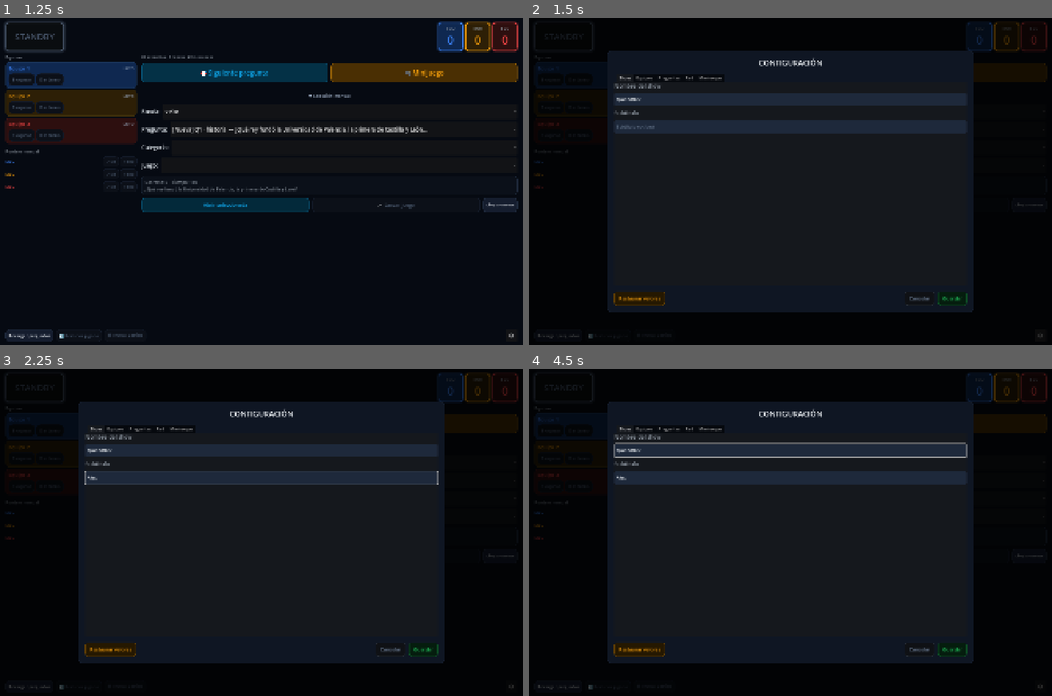
Above: before the commit, frames 1-4 (two rows, left to right).
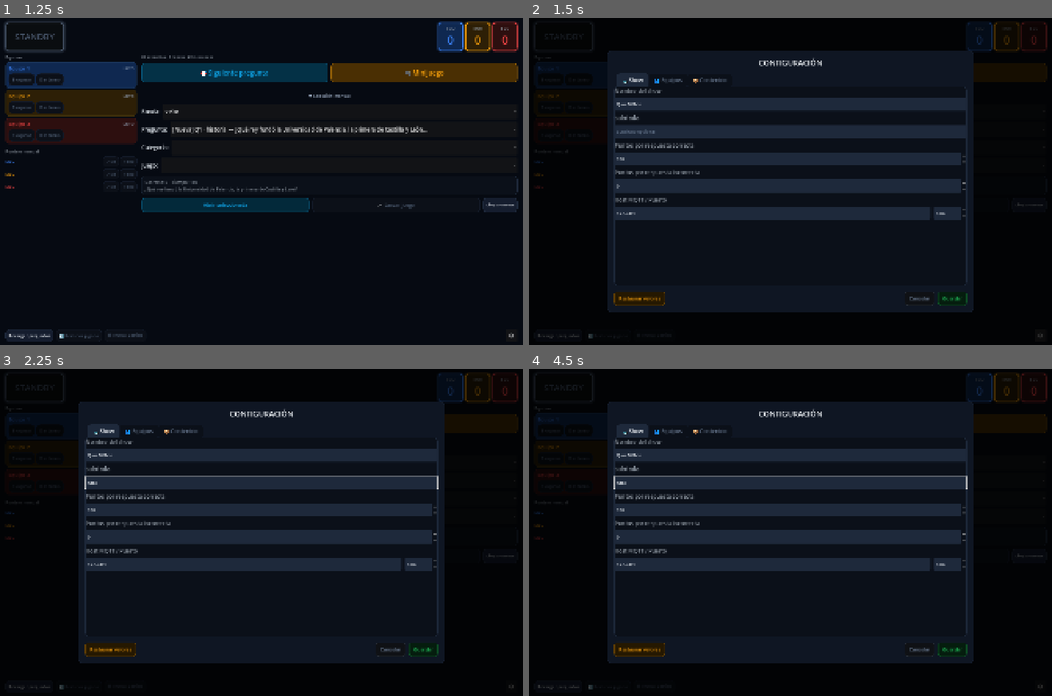
Above: after the commit, the same moments.

Repository: danielgap/touring-snake
Game: Godot game, scene res://main.tscn
Two runs of this game, one before a commit and one after it. Both use one fixed random seed, a clock stepped at 60 frames per second and the inputs below.
Inputs (mouse positions are in pixels of both pictures, inside the frame that each line leads up to):
- Up to frame 1 (1.25 s): click "ENTRAR" at 0.5 s
- Up to frame 2 (1.5 s): click "⚙" at 1.25 s
- Up to frame 3 (2.25 s): click (261, 476) at 2.02 s; type "Alex" at 2.1 s
- Up to frame 4 (4.5 s): click "🎯 Siguiente pregunta" at 2.75 s; click "🎮 Minijuego" at 3.5 s; click "▼ Selección manual" at 4.25 s

Frame 1 is identical in both runs. In frame 2, 13% of the frame differs, in the area x 16-84%, y 17-82%; in frame 3, 13%; in frame 4, 14%.

Commit message:
refactor: consolidate settings to 3 tabs with broadcast styling
Reorganized from 5 tabs to 3: Show (name, subtitle, points, MQTT), Equipos (teams), Contenido (questions + minijuegos imports). Added TabContainer broadcast theme overrides with proper tab colors. Section headers in Contenido tab use colored icons.

Diff:
--- a/quiz/godot/scenes/settings/settings_panel.tscn
+++ b/quiz/godot/scenes/settings/settings_panel.tscn
@@ -52,15 +52,14 @@
 horizontal_alignment = 1
 
 [node name="TabContainer" type="TabContainer" parent="SettingsPanel/Margin/MainVBox"]
+unique_name_in_owner = true
 layout_mode = 2
 size_flags_vertical = 3
-theme_override_colors/font_color = Color(0.945, 0.961, 0.976, 1)
-theme_override_colors/font_disabled_color = Color(0.392, 0.455, 0.545, 1)
 
 [node name="Show" type="VBoxContainer" parent="SettingsPanel/Margin/MainVBox/TabContainer"]
 layout_mode = 2
 theme_override_constants/separation = 12
-	metadata/_tab_name = "Show"
+metadata/_tab_name = "📺 Show"
 
 [node name="ShowNameLabel" type="Label" parent="SettingsPanel/Margin/MainVBox/TabContainer/Show"]
 layout_mode = 2
@@ -86,10 +85,66 @@
 custom_minimum_size = Vector2(0, 48)
 placeholder_text = "Subtítulo opcional"
 
+[node name="PointsCorrectLabel" type="Label" parent="SettingsPanel/Margin/MainVBox/TabContainer/Show"]
+layout_mode = 2
+theme_override_font_sizes/font_size = 20
+theme_override_colors/font_color = Color(0.545, 0.58, 0.62, 1)
+text = "Puntos por respuesta correcta"
+
+[node name="PointsCorrectSpin" type="SpinBox" parent="SettingsPanel/Margin/MainVBox/TabContainer/Show"]
+unique_name_in_owner = true
+layout_mode = 2
+custom_minimum_size = Vector2(0, 48)
+min_value = 0.0
+max_value = 10000.0
+step = 50.0
+value = 100.0
+
+[node name="PointsIncorrectLabel" type="Label" parent="SettingsPanel/Margin/MainVBox/TabContainer/Show"]
+layout_mode = 2
+theme_override_font_sizes/font_size = 20
+theme_override_colors/font_color = Color(0.545, 0.58, 0.62, 1)
+text = "Puntos por respuesta incorrecta"
+
+[node name="PointsIncorrectSpin" type="SpinBox" parent="SettingsPanel/Margin/MainVBox/TabContainer/Show"]
+unique_name_in_owner = true
+layout_mode = 2
+custom_minimum_size = Vector2(0, 48)
+min_value = 0.0
+max_value = 10000.0
+step = 50.0
+value = 0.0
+
+[node name="MqttLabel" type="Label" parent="SettingsPanel/Margin/MainVBox/TabContainer/Show"]
+layout_mode = 2
+theme_override_font_sizes/font_size = 20
+theme_override_colors/font_color = Color(0.545, 0.58, 0.62, 1)
+text = "Host MQTT / Puerto"
+
+[node name="MqttRow" type="HBoxContainer" parent="SettingsPanel/Margin/MainVBox/TabContainer/Show"]
+layout_mode = 2
+theme_override_constants/separation = 12
+
+[node name="MqttHostEdit" type="LineEdit" parent="SettingsPanel/Margin/MainVBox/TabContainer/Show/MqttRow"]
+unique_name_in_owner = true
+layout_mode = 2
+size_flags_horizontal = 3
+custom_minimum_size = Vector2(0, 48)
+placeholder_text = "127.0.0.1"
+
+[node name="MqttPortSpin" type="SpinBox" parent="SettingsPanel/Margin/MainVBox/TabContainer/Show/MqttRow"]
+unique_name_in_owner = true
+layout_mode = 2
+custom_minimum_size = Vector2(120, 48)
+min_value = 1.0
+max_value = 65535.0
+step = 1.0
+value = 1883.0
+
 [node name="Equipos" type="VBoxContainer" parent="SettingsPanel/Margin/MainVBox/TabContainer"]
 layout_mode = 2
 theme_override_constants/separation = 12
-	metadata/_tab_name = "Equipos"
+metadata/_tab_name = "👥 Equipos"
 
 [node name="TeamCountLabel" type="Label" parent="SettingsPanel/Margin/MainVBox/TabContainer/Equipos"]
 layout_mode = 2
@@ -117,22 +172,22 @@
 layout_mode = 2
 theme_override_constants/separation = 6
 
-[node name="Preguntas" type="VBoxContainer" parent="SettingsPanel/Margin/MainVBox/TabContainer"]
-layout_mode = 2
-theme_override_constants/separation = 12
-	metadata/_tab_name = "Preguntas"
-
-[node name="PathLabel" type="Label" parent="SettingsPanel/Margin/MainVBox/TabContainer/Preguntas"]
-layout_mode = 2
-theme_override_font_sizes/font_size = 20
-theme_override_colors/font_color = Color(0.545, 0.58, 0.62, 1)
-text = "Archivo de preguntas"
-
-[node name="PathRow" type="HBoxContainer" parent="SettingsPanel/Margin/MainVBox/TabContainer/Preguntas"]
-layout_mode = 2
-theme_override_constants/separation = 12
-
-[node name="QuestionsPathLabel" type="Label" parent="SettingsPanel/Margin/MainVBox/TabContainer/Preguntas/PathRow"]
+[node name="Contenido" type="VBoxContainer" parent="SettingsPanel/Margin/MainVBox/TabContainer"]
+layout_mode = 2
+theme_override_constants/separation = 12
+metadata/_tab_name = "📦 Contenido"
+
+[node name="QuestionsHeader" type="Label" parent="SettingsPanel/Margin/MainVBox/TabContainer/Contenido"]
+layout_mode = 2
+theme_override_font_sizes/font_size = 22
+theme_override_colors/font_color = Color(0.055, 0.647, 0.914, 1)
+text = "📋 Preguntas"
+
+[node name="PathRow" type="HBoxContainer" parent="SettingsPanel/Margin/MainVBox/TabContainer/Contenido"]
+layout_mode = 2
+theme_override_constants/separation = 12
+
+[node name="QuestionsPathLabel" type="Label" parent="SettingsPanel/Margin/MainVBox/TabContainer/Contenido/PathRow"]
 unique_name_in_owner = true
 layout_mode = 2
 size_flags_horizontal = 3
@@ -141,71 +196,34 @@
 text = "res://data/preguntas.json"
 autowrap_mode = 2
 
-[node name="ImportBtn" type="Button" parent="SettingsPanel/Margin/MainVBox/TabContainer/Preguntas/PathRow"]
+[node name="ImportBtn" type="Button" parent="SettingsPanel/Margin/MainVBox/TabContainer/Contenido/PathRow"]
 unique_name_in_owner = true
 layout_mode = 2
 custom_minimum_size = Vector2(0, 48)
 theme_override_font_sizes/font_size = 18
 text = "Importar"
 
-[node name="QuestionCountLabel" type="Label" parent="SettingsPanel/Margin/MainVBox/TabContainer/Preguntas"]
+[node name="QuestionCountLabel" type="Label" parent="SettingsPanel/Margin/MainVBox/TabContainer/Contenido"]
 unique_name_in_owner = true
 layout_mode = 2
 theme_override_font_sizes/font_size = 20
 theme_override_colors/font_color = Color(0.545, 0.58, 0.62, 1)
 text = "0 preguntas cargadas"
 
-[node name="PointsCorrectLabel" type="Label" parent="SettingsPanel/Margin/MainVBox/TabContainer/Preguntas"]
-layout_mode = 2
-theme_override_font_sizes/font_size = 20
-theme_override_colors/font_color = Color(0.545, 0.58, 0.62, 1)
-text = "Puntos por respuesta correcta"
-
-[node name="PointsCorrectSpin" type="SpinBox" parent="SettingsPanel/Margin/MainVBox/TabContainer/Preguntas"]
-unique_name_in_owner = true
-layout_mode = 2
-custom_minimum_size = Vector2(0, 48)
-min_value = 0.0
-max_value = 10000.0
-step = 50.0
-value = 100.0
-
-[node name="PointsIncorrectLabel" type="Label" parent="SettingsPanel/Margin/MainVBox/TabContainer/Preguntas"]
-layout_mode = 2
-theme_override_font_sizes/font_size = 20
-theme_override_colors/font_color = Color(0.545, 0.58, 0.62, 1)
-text = "Puntos por respuesta incorrecta"
-
-[node name="PointsIncorrectSpin" type="SpinBox" parent="SettingsPanel/Margin/MainVBox/TabContainer/Preguntas"]
-unique_name_in_owner = true
-layout_mode = 2
-custom_minimum_size = Vector2(0, 48)
-min_value = 0.0
-max_value = 10000.0
-step = 50.0
-value = 0.0
-
-[node name="Red" type="VBoxContainer" parent="SettingsPanel/Margin/MainVBox/TabContainer"]
-layout_mode = 2
-theme_override_constants/separation = 12
-	metadata/_tab_name = "Red"
-
-[node name="Minijuegos" type="VBoxContainer" parent="SettingsPanel/Margin/MainVBox/TabContainer"]
-layout_mode = 2
-theme_override_constants/separation = 12
-	metadata/_tab_name = "Minijuegos"
-
-[node name="MgPathLabel" type="Label" parent="SettingsPanel/Margin/MainVBox/TabContainer/Minijuegos"]
-layout_mode = 2
-theme_override_font_sizes/font_size = 20
-theme_override_colors/font_color = Color(0.545, 0.58, 0.62, 1)
-text = "Archivo de minijuegos"
-
-[node name="MgPathRow" type="HBoxContainer" parent="SettingsPanel/Margin/MainVBox/TabContainer/Minijuegos"]
-layout_mode = 2
-theme_override_constants/separation = 12
-
-[node name="MgPathLabel2" type="Label" parent="SettingsPanel/Margin/MainVBox/TabContainer/Minijuegos/MgPathRow"]
+[node name="Separator" type="HSeparator" parent="SettingsPanel/Margin/MainVBox/TabContainer/Contenido"]
+layout_mode = 2
+
+[node name="MgHeader" type="Label" parent="SettingsPanel/Margin/MainVBox/TabContainer/Contenido"]
+layout_mode = 2
+theme_override_font_sizes/font_size = 22
+theme_override_colors/font_color = Color(0.961, 0.62, 0.043, 1)
+text = "🎮 Minijuegos"
+
+[node name="MgPathRow" type="HBoxContainer" parent="SettingsPanel/Margin/MainVBox/TabContainer/Contenido"]
+layout_mode = 2
+theme_override_constants/separation = 12
+
+[node name="MgPathLabel2" type="Label" parent="SettingsPanel/Margin/MainVBox/TabContainer/Contenido/MgPathRow"]
 unique_name_in_owner = true
 layout_mode = 2
 size_flags_horizontal = 3
@@ -214,46 +232,19 @@
 text = "res://data/minijuegos.json"
 autowrap_mode = 2
 
-[node name="MgImportBtn" type="Button" parent="SettingsPanel/Margin/MainVBox/TabContainer/Minijuegos/MgPathRow"]
+[node name="MgImportBtn" type="Button" parent="SettingsPanel/Margin/MainVBox/TabContainer/Contenido/MgPathRow"]
 unique_name_in_owner = true
 layout_mode = 2
 custom_minimum_size = Vector2(0, 48)
 theme_override_font_sizes/font_size = 18
 text = "Importar"
 
-[node name="MgCountLabel" type="Label" parent="SettingsPanel/Margin/MainVBox/TabContainer/Minijuegos"]
+[node name="MgCountLabel" type="Label" parent="SettingsPanel/Margin/MainVBox/TabContainer/Contenido"]
 unique_name_in_owner = true
 layout_mode = 2
 theme_override_font_sizes/font_size = 20
 theme_override_colors/font_color = Color(0.545, 0.58, 0.62, 1)
 text = "0 minijuegos cargados"
-
-[node name="MqttHostLabel" type="Label" parent="SettingsPanel/Margin/MainVBox/TabContainer/Red"]
-layout_mode = 2
-theme_override_font_sizes/font_size = 20
-theme_override_colors/font_color = Color(0.545, 0.58, 0.62, 1)
-text = "Host MQTT"
-
-[node name="MqttHostEdit" type="LineEdit" parent="SettingsPanel/Margin/MainVBox/TabContainer/Red"]
-unique_name_in_owner = true
-layout_mode = 2
-custom_minimum_size = Vector2(0, 48)
-placeholder_text = "127.0.0.1"
-
-[node name="MqttPortLabel" type="Label" parent="SettingsPanel/Margin/MainVBox/TabContainer/Red"]
-layout_mode = 2
-theme_override_font_sizes/font_size = 20
-theme_override_colors/font_color = Color(0.545, 0.58, 0.62, 1)
-text = "Puerto"
-
-[node name="MqttPortSpin" type="SpinBox" parent="SettingsPanel/Margin/MainVBox/TabContainer/Red"]
-unique_name_in_owner = true
-layout_mode = 2
-custom_minimum_size = Vector2(0, 48)
-min_value = 1.0
-max_value = 65535.0
-step = 1.0
-value = 1883.0
 
 [node name="BottomBar" type="HBoxContainer" parent="SettingsPanel/Margin/MainVBox"]
 layout_mode = 2
--- a/quiz/godot/scripts/settings/settings_controller.gd
+++ b/quiz/godot/scripts/settings/settings_controller.gd
@@ -13,6 +13,7 @@
 
 @onready var overlay: ColorRect = %Overlay
 @onready var settings_panel: PanelContainer = %SettingsPanel
+@onready var tab_container: TabContainer = %TabContainer
 @onready var show_name_edit: LineEdit = %ShowNameEdit
 @onready var subtitle_edit: LineEdit = %SubtitleEdit
 @onready var team_count_spin: SpinBox = %TeamCountSpin
@@ -251,6 +252,8 @@
 	panel_style.set_corner_radius_all(CORNER_RADIUS)
 	settings_panel.add_theme_stylebox_override("panel", panel_style)
 
+	_style_tab_container()
+
 	for le: LineEdit in [show_name_edit, subtitle_edit, mqtt_host_edit]:
 		le.add_theme_color_override("font_color", TEXT_COLOR)
 		le.add_theme_color_override("font_placeholder_color", MUTED_TEXT)
@@ -269,6 +272,53 @@
 	_apply_action_button(reset_btn, ACCENT_AMBER)
 	_apply_action_button(import_btn, ACCENT_BLUE)
 	_apply_action_button(mg_import_btn, ACCENT_AMBER)
+
+
+func _style_tab_container() -> void:
+	var panel_bg: StyleBoxFlat = StyleBoxFlat.new()
+	panel_bg.bg_color = Color("#0b1019")
+	panel_bg.border_color = BORDER_COLOR
+	panel_bg.set_border_width_all(1)
+	panel_bg.set_corner_radius_all(CORNER_RADIUS)
+	tab_container.add_theme_stylebox_override("panel", panel_bg)
+
+	var tab_selected: StyleBoxFlat = StyleBoxFlat.new()
+	tab_selected.bg_color = Color("#1e293b")
+	tab_selected.border_color = BORDER_COLOR
+	tab_selected.set_border_width_all(1)
+	tab_selected.set_corner_radius_all(8)
+	tab_selected.content_margin_left = 20.0
+	tab_selected.content_margin_right = 20.0
+	tab_selected.content_margin_top = 10.0
+	tab_selected.content_margin_bottom = 10.0
+	tab_container.add_theme_stylebox_override("tab_selected", tab_selected)
+
+	var tab_unselected: StyleBoxFlat = StyleBoxFlat.new()
+	tab_unselected.bg_color = Color("#0b1019")
+	tab_unselected.border_color = Color("#0f1623")
+	tab_unselected.set_border_width_all(1)
+	tab_unselected.set_corner_radius_all(8)
+	tab_unselected.content_margin_left = 20.0
+	tab_unselected.content_margin_right = 20.0
+	tab_unselected.content_margin_top = 10.0
+	tab_unselected.content_margin_bottom = 10.0
+	tab_container.add_theme_stylebox_override("tab_unselected", tab_unselected)
+
+	var tab_hovered: StyleBoxFlat = StyleBoxFlat.new()
+	tab_hovered.bg_color = Color("#152238")
+	tab_hovered.border_color = ACCENT_BLUE
+	tab_hovered.set_border_width_all(1)
+	tab_hovered.set_corner_radius_all(8)
+	tab_hovered.content_margin_left = 20.0
+	tab_hovered.content_margin_right = 20.0
+	tab_hovered.content_margin_top = 10.0
+	tab_hovered.content_margin_bottom = 10.0
+	tab_container.add_theme_stylebox_override("tab_hovered", tab_hovered)
+
+	tab_container.add_theme_color_override("font_selected_color", TEXT_COLOR)
+	tab_container.add_theme_color_override("font_unselected_color", MUTED_TEXT)
+	tab_container.add_theme_color_override("font_hovered_color", TEXT_COLOR)
+	tab_container.add_theme_font_size_override("font_size", 20)
 
 
 func _apply_line_edit_bg(le: LineEdit) -> void:
